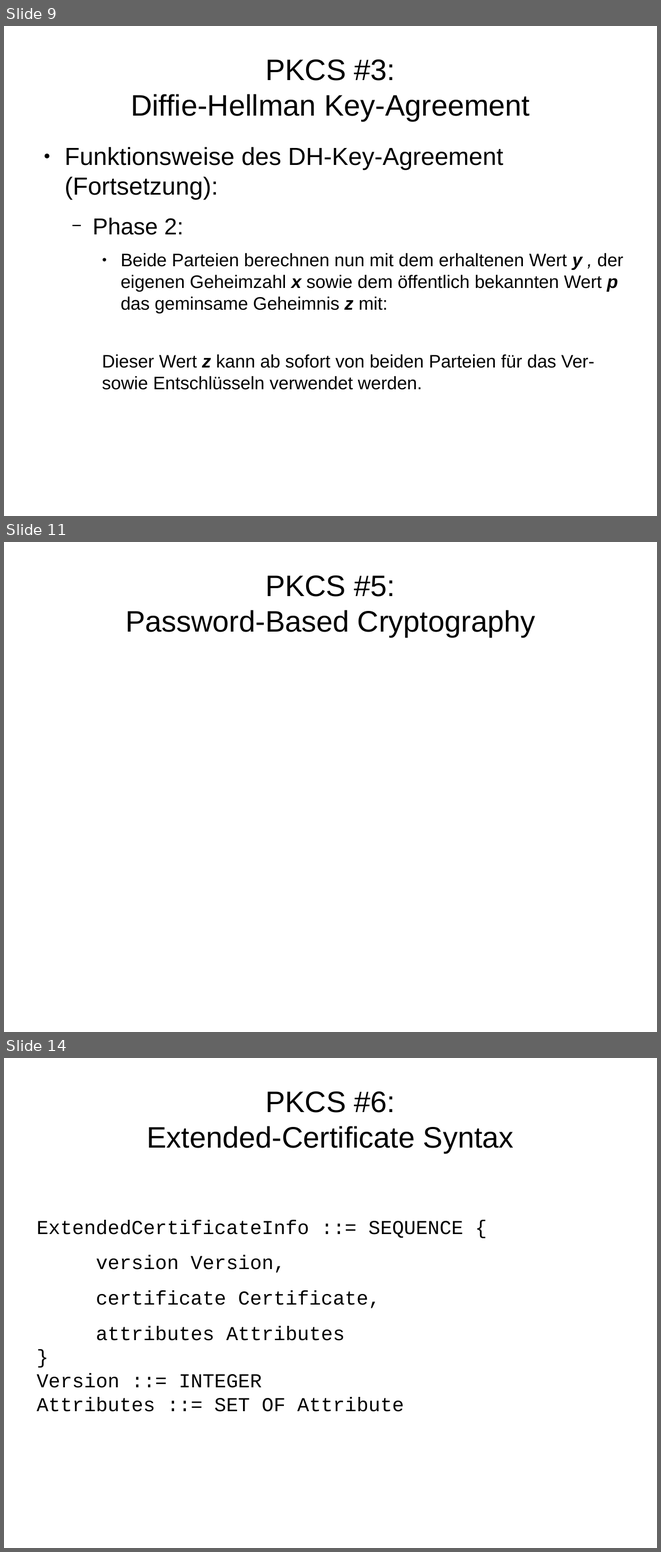
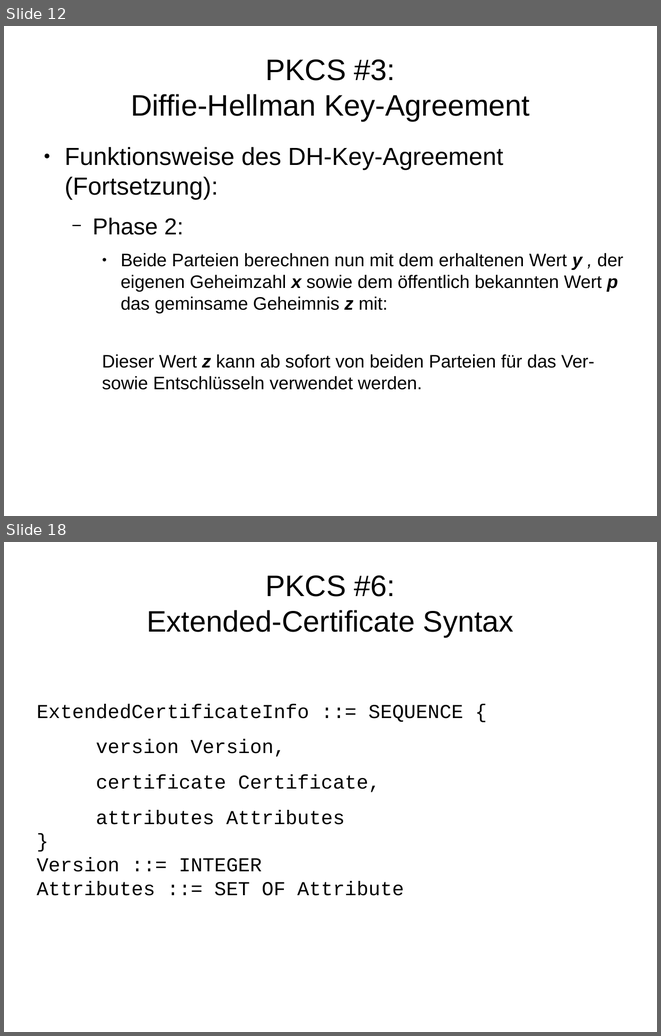
Before and after one commit to FFHS-Inf-2010-students/sa-krypt, a slide deck: pres/praesentation.odp. Shown one above the other, each under a label of ours: slides 9, 11 and 14 before the commit, slides 12 and 18 after it; the slides between them are not shown. The pictures are 661x1552 and 661x1036 pixels, drawn with LibreOffice and Linux fonts; fonts in the diff are those of the drawing. Boxes give left, top, right and bottom in pixels: in the first picture for what was removed or moved away, otherwise in the second. Text is boxed around its words. In the diff, an @@ line names an element or a change of style, - is before the commit and + after.

Commit message:
PKCS 1,5,8 hinzufC<gen

```diff
--- a/pres/praesentation.odp
+++ b/pres/praesentation.odp
@@ slide 11 removed at [4, 542, 657, 1032], background #FFFFFF @@
@@ title removed at [125, 575, 535, 637] @@
-PKCS #5:
-Password-Based Cryptography
@@ what was slide 9 is now slide 12 @@
@@ what was slide 14 is now slide 18 @@
```
Also in this commit, not shown: 13 slides changed, 6 slides added.
